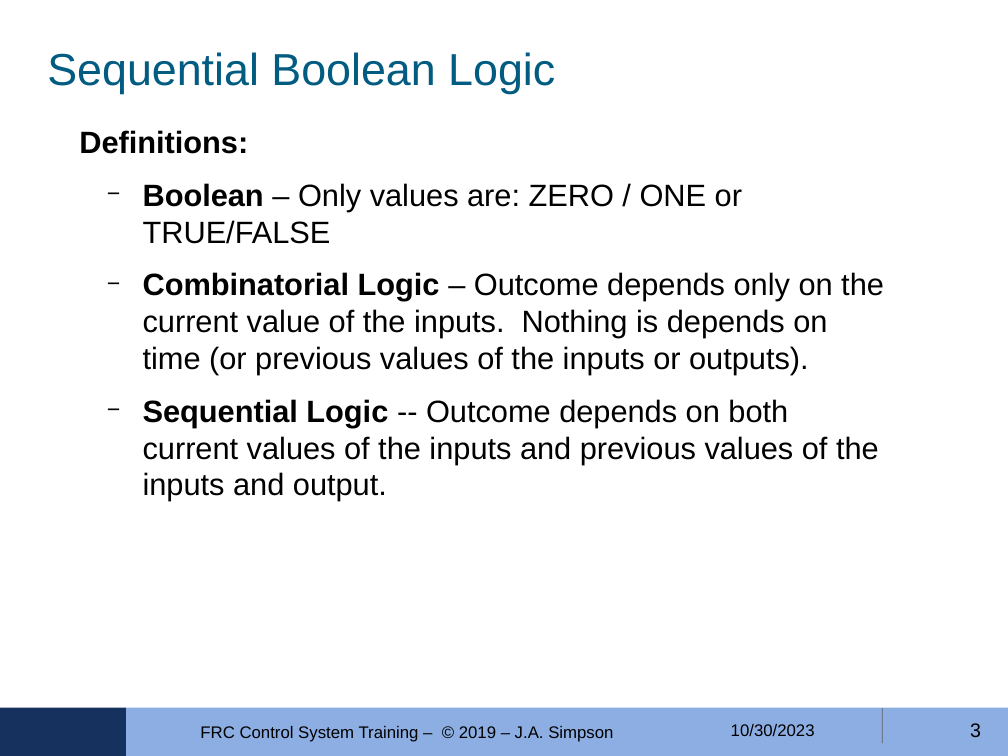
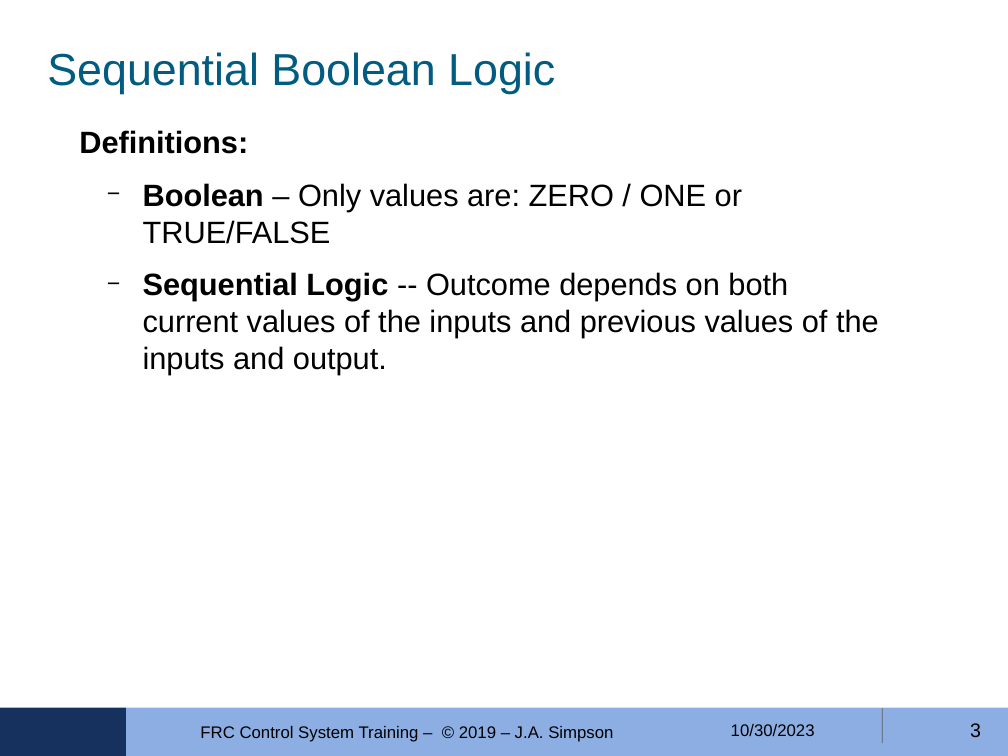
Before and after one commit to FRobotics/2023-RobotCode, a slide deck: slide 3 of Training/ControlLogic-05/FRC-4150-Ctrls-Training-MODULE-05--2023-10-30.odp. Drawn at 1008x756 pixels with LibreOffice and Linux fonts; fonts in the diff are those of the drawing; background and template pictures are left out. Boxes give left, top, right and bottom in pixels: in the first picture for what was removed or moved away, otherwise in the second. Text is boxed around its words. In the diff, an @@ line names an element or a change of style, - is before the commit and + after.

```diff
--- a/Training/ControlLogic-05/FRC-4150-Ctrls-Training-MODULE-05--2023-10-30.odp
+++ b/Training/ControlLogic-05/FRC-4150-Ctrls-Training-MODULE-05--2023-10-30.odp
@@ text at <box>143,272,884,375</box>: paragraph removed @@
-  − Combinatorial Logic – Outcome depends only on the current value of the inputs. Nothing is depends on time (or previous values of the inputs or outputs).
```
Also in this commit, not shown: 2 other slides changed, 1 slide added, 12 other files.
